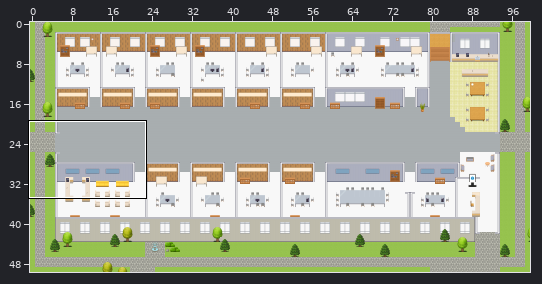
Tiled map (JSON): maps/PH-Customer-Engagement-Platform-Field-Engagement.tmj. Above: a wide view before the commit, with the close-up outlined.
Close-up. First the earlier version:
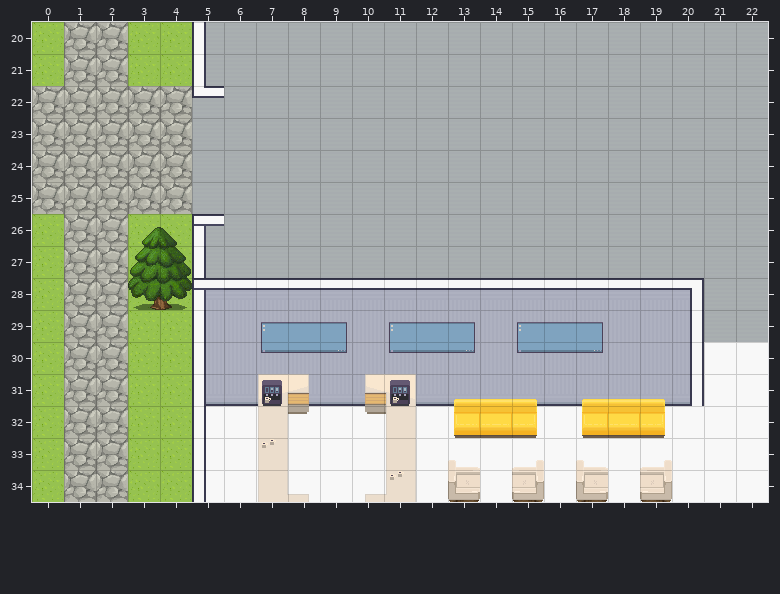
Cells are 32x32 px. Shown: x 0..22, y 20..34. The commit also changed other parts of the map, which this record leaves out.
Now the later version:
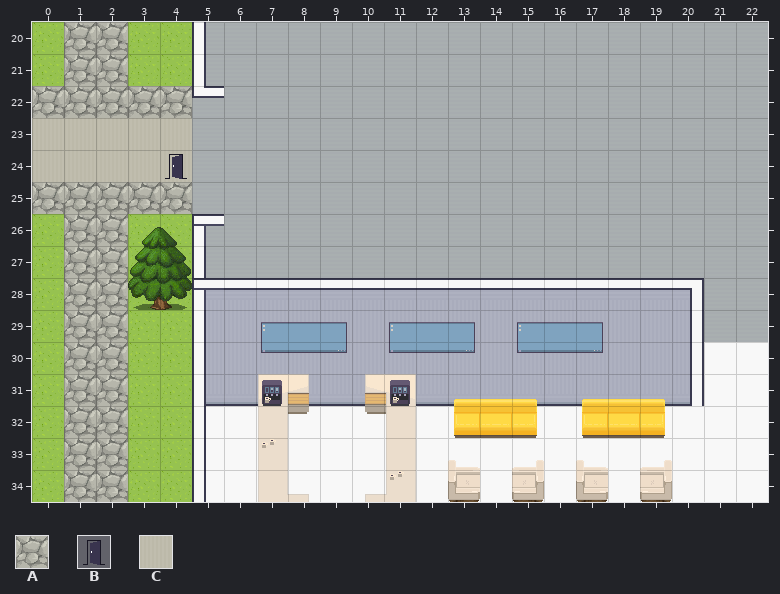
Key: from "Exterior": A 638; from "User_Zones": B 65; from "room2": C 328.
_ is an empty cell.
Diff:
Layer "outside":
y 23..24: x 0..4 AAAAA -> CCCCC
Layer "zones":
y 24: x 4 _ -> B
Changed places in both close-ups, as pixel boxes (x1, y1, x2, y2):
changed: (32, 118, 192, 182)
